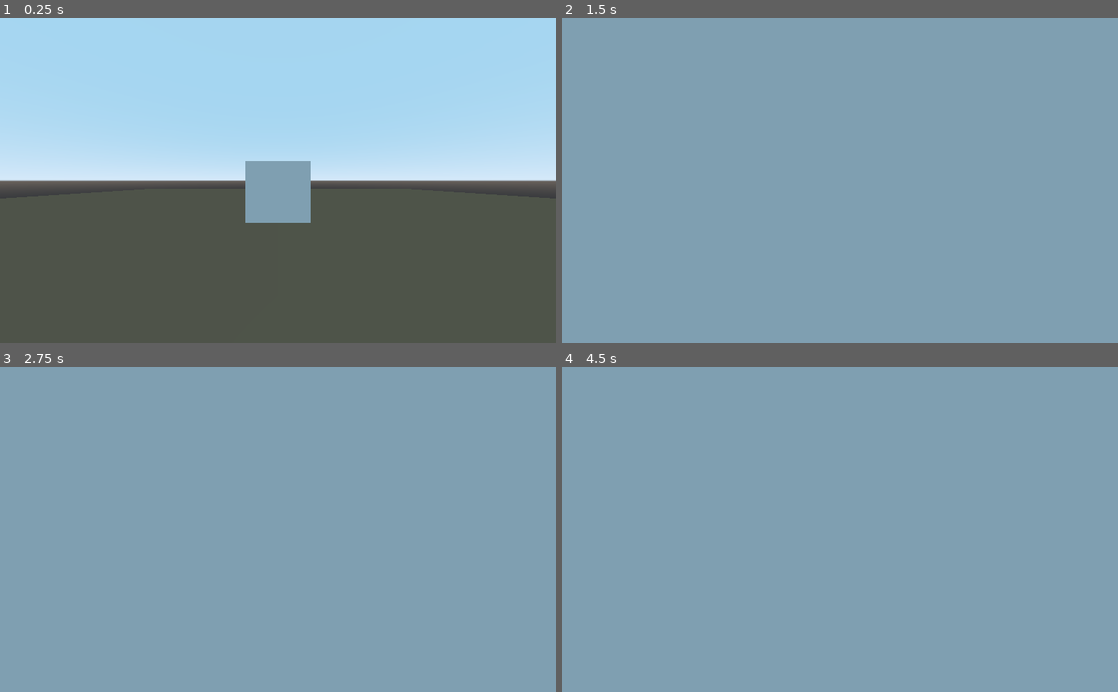
Above: before the commit, frames 1-4 (two rows, left to right).
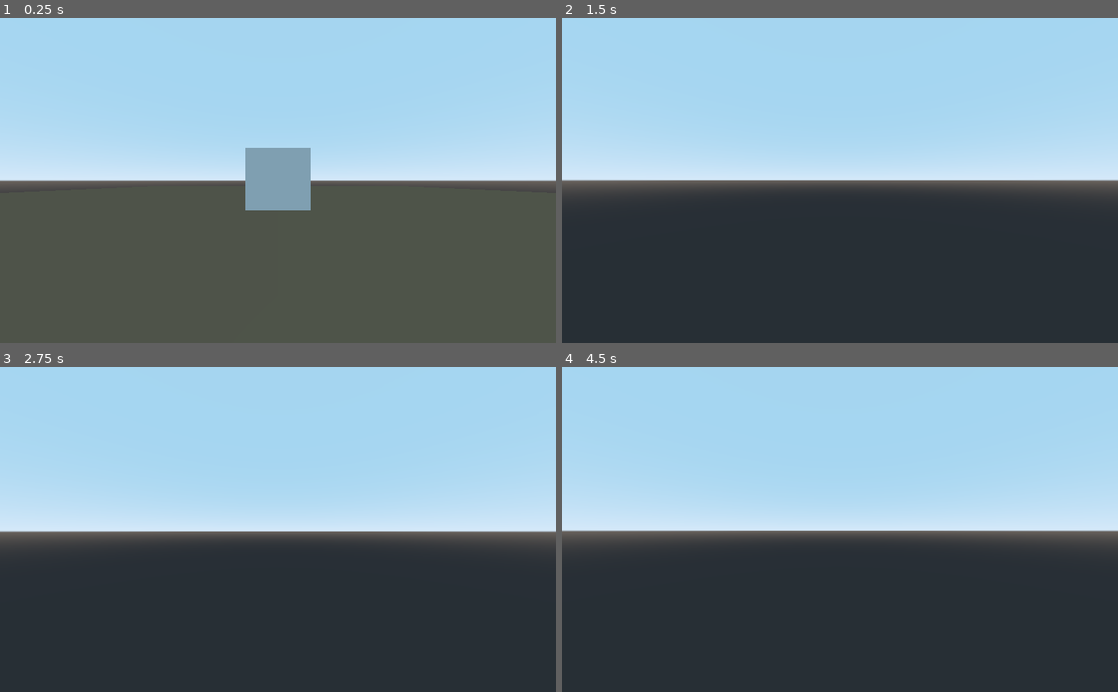
Above: after the commit, the same moments.

Repository: Picachomem/collision-3d
Game: Godot game, scene res://Spatial.tscn
Same seed, same stepped clock (60 frames per second), same inputs: the game is played once before the commit and once after it.
Inputs (mouse positions are in pixels of both pictures, inside the frame that each line leads up to):
- Up to frame 1 (0.25 s): no input
- Up to frame 2 (1.5 s): tap Enter (ui_accept) at 0.5, 0.6, 0.77, 1.07, 1.35 s; move the mouse to (867, 180) at 0.52 s; hold W (up) from 0.53 s (still down); move the mouse to (812, 180) at 1.27 s
- Up to frame 3 (2.75 s): keep holding W (up); tap Enter (ui_accept) at 1.52, 1.82, 2, 2.1 s; move the mouse to (289, 523) at 2.02 s
- Up to frame 4 (4.5 s): keep holding W (up); tap Enter (ui_accept) at 2.75, 2.85, 3.02, 3.32, 3.5, 3.6, 3.77, 4.07, 4.35 s; move the mouse to (834, 536) at 2.77 s; move the mouse to (878, 532) at 3.52 s; move the mouse to (795, 526) at 4.27 s

The runs differ from the first frame. In frame 1, 0.9% of the frame differs, in the area x 44-100%, y 39-64%; in frame 2, 100%, in the area x 0-100%, y 0-100%; in frame 3, 100%; in frame 4, 100%.

Commit message:
jumping working

Diff:
--- a/KinematicBody.gd
+++ b/KinematicBody.gd
@@ -80,6 +80,7 @@
 #		camera_angle += change
 
 var velocity = Vector3()
+var vertical_velocity = Vector3(0, -14, 0)
 var residual = Vector3()
 var velocity_x = Vector3()
 var velocity_z = Vector3()
@@ -162,15 +163,22 @@
 
 	get_input()
 	move_and_collide(velocity * delta)
+	move_and_collide(vertical_velocity * delta)
+	vertical_velocity.y -= 1.4
+	vertical_velocity.y = max(vertical_velocity.y, -14)
 
 
 func _input(event):
-	if !(event is InputEventMouseMotion):
+	if !(event is InputEventMouseMotion) and !(Input.is_action_just_pressed("ui_accept")):
 		return
 
-	rotation_degrees.y -= MOUSE_SENSITIVITY * event.relative.x
+	if (event is InputEventMouseMotion):
+		rotation_degrees.y -= MOUSE_SENSITIVITY * event.relative.x
 
-	var change = -event.relative.y * MOUSE_SENSITIVITY
-	if (camera_angle + change < 90 and camera_angle + change > -90):
-		camera.rotation_degrees.x -= MOUSE_SENSITIVITY * event.relative.y
-		camera_angle += change
+		var change = -event.relative.y * MOUSE_SENSITIVITY
+		if (camera_angle + change < 90 and camera_angle + change > -90):
+			camera.rotation_degrees.x -= MOUSE_SENSITIVITY * event.relative.y
+			camera_angle += change
+
+	if (Input.is_action_just_pressed("ui_accept")):
+		vertical_velocity += Vector3(0,36,0)
